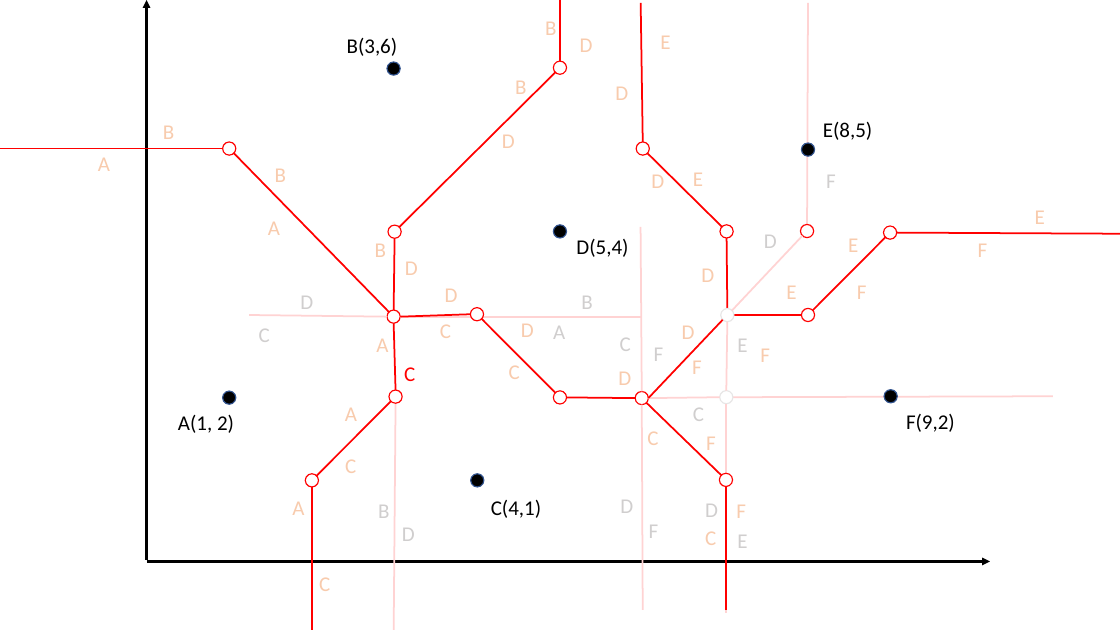
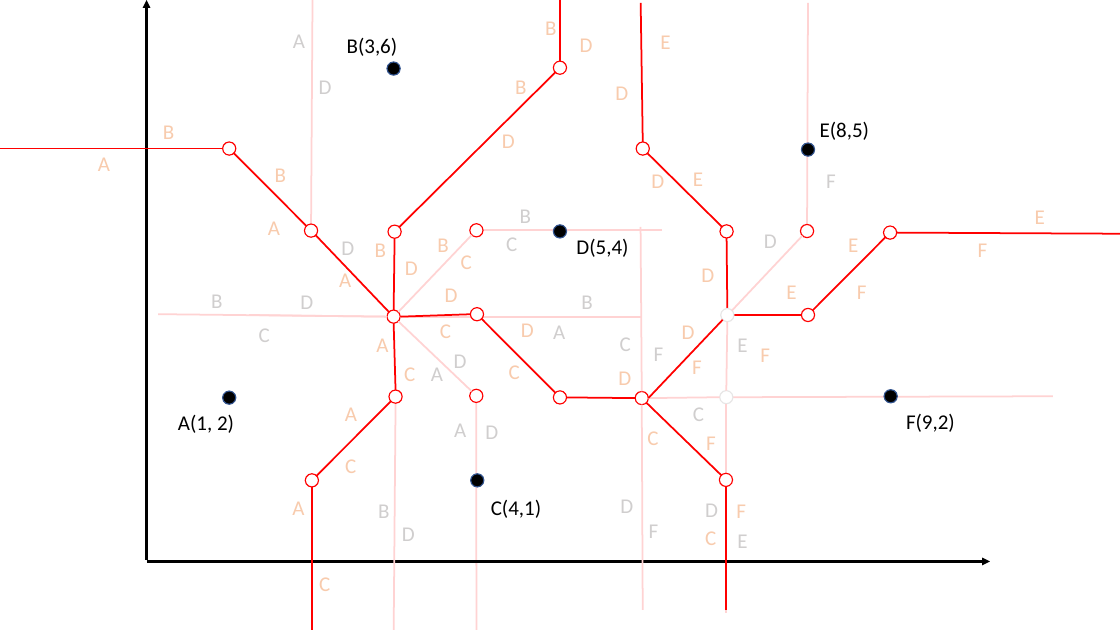
Before and after one commit to atrinh1996/CS163Fall2022, a slide deck: slide 1 of HW/HW4/images/hw4.pptx. Drawn at 1120x630 pixels with LibreOffice and Linux fonts; fonts in the diff are those of the drawing. Boxes give left, top, right and bottom in pixels: in the first picture for what was removed or moved away, otherwise in the second. Text is boxed around its words. In the diff, an @@ line names an element or a change of style, - is before the commit and + after.

```diff
--- a/HW/HW4/images/hw4.pptx
+++ b/HW/HW4/images/hw4.pptx
@@ line added from (313, 0) to (311, 224), #FFD3D3 1.5 pt @@
@@ text added at box(293, 35, 305, 48), 18 pt, text #D0CECE @@
+A
@@ text added at box(319, 81, 332, 94), 18 pt, text #D0CECE @@
+D
@@ line moved from (234, 153) - (389, 312) to (234, 153) - (307, 226) @@
@@ ellipse added at box(304, 224, 318, 238), fill #FFFFFF, outline #FF0000 1 pt @@
@@ line added from (316, 235) to (389, 312), #FF0000 1.5 pt @@
@@ line added from (472, 235) to (398, 312), #FFD3D3 1.5 pt @@
@@ text added at box(437, 239, 448, 252), 18 pt, text #F8CBAD @@
+B
@@ ellipse added at box(470, 223, 483, 237), fill #FFFFFF, outline #FF0000 1 pt @@
@@ line added from (662, 230) to (483, 230), #FFD3D3 1.5 pt @@
@@ text added at box(506, 238, 517, 251), 18 pt, text #D0CECE @@
+C
@@ text added at box(520, 210, 531, 230), 18 pt, text #D0CECE @@
+B
@@ text added at box(341, 242, 354, 261), 18 pt, text #D0CECE @@
+D
@@ text added at box(461, 255, 472, 269), 18 pt, text #F8CBAD @@
+C
@@ text added at box(211, 295, 222, 315), 18 pt, text #D0CECE @@
+B
@@ text added at box(339, 270, 351, 287), 18 pt, text #F8CBAD @@
+A
@@ line added from (387, 317) to (158, 314), #FFD3D3 1.5 pt @@
@@ line added from (398, 322) to (471, 392), #FFD3D3 1.5 pt @@
@@ text "C" at box(404, 367, 415, 381): text colour #FF0000 to #F8CBAD @@
@@ text added at box(454, 355, 467, 368), 18 pt, text #D0CECE @@
+D
@@ text added at box(431, 368, 443, 381), 18 pt, text #D0CECE @@
+A
@@ ellipse added at box(470, 389, 483, 402), fill #FFFFFF, outline #FF0000 1 pt @@
@@ line added from (476, 402) to (476, 630), #FFD3D3 1.5 pt @@
@@ text added at box(454, 424, 466, 437), 18 pt, text #D0CECE @@
+A
@@ text added at box(485, 426, 498, 439), 18 pt, text #D0CECE @@
+D
```
Also in this commit, not shown: 3 other slides changed, 8 slides added, 20 other files.
